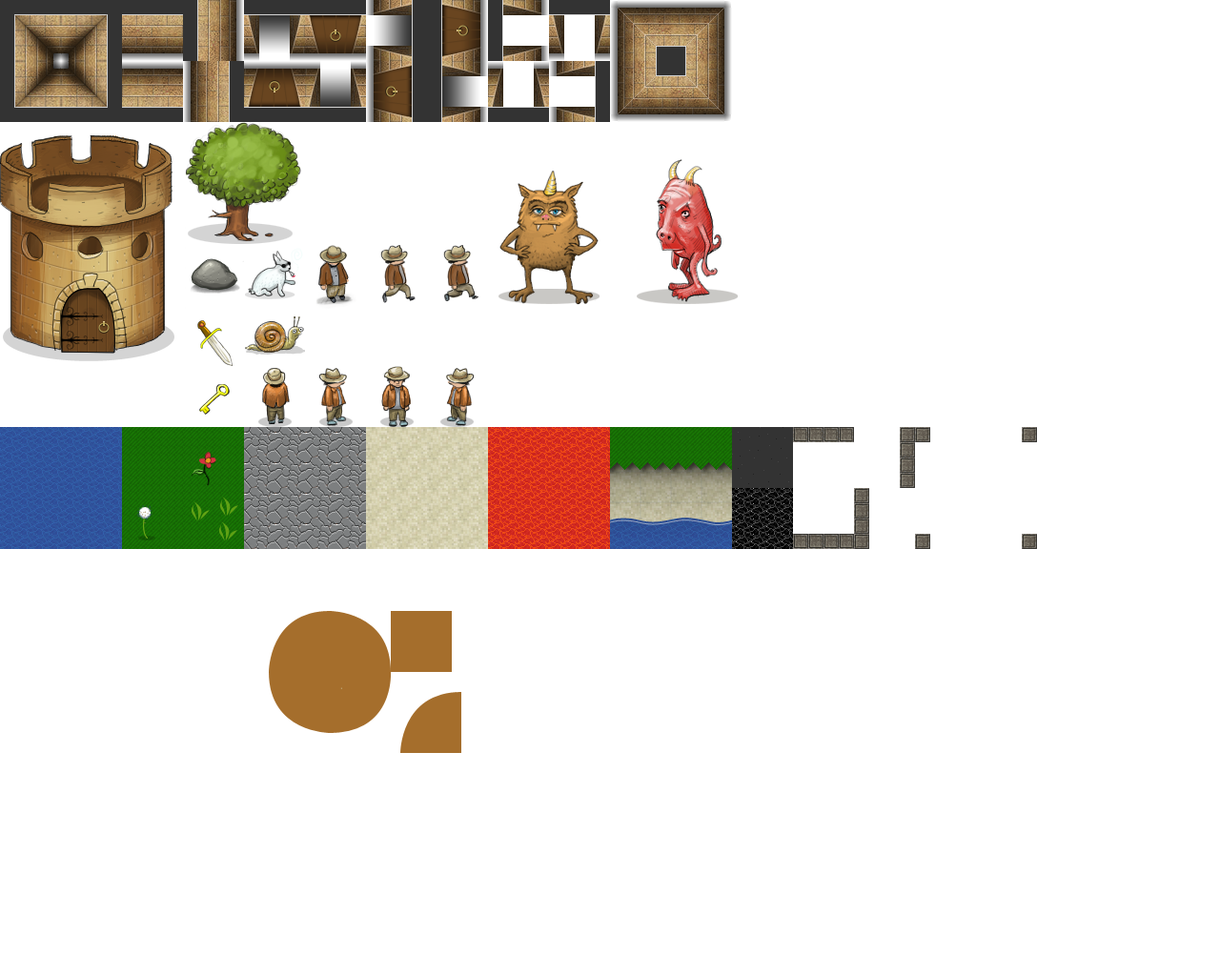
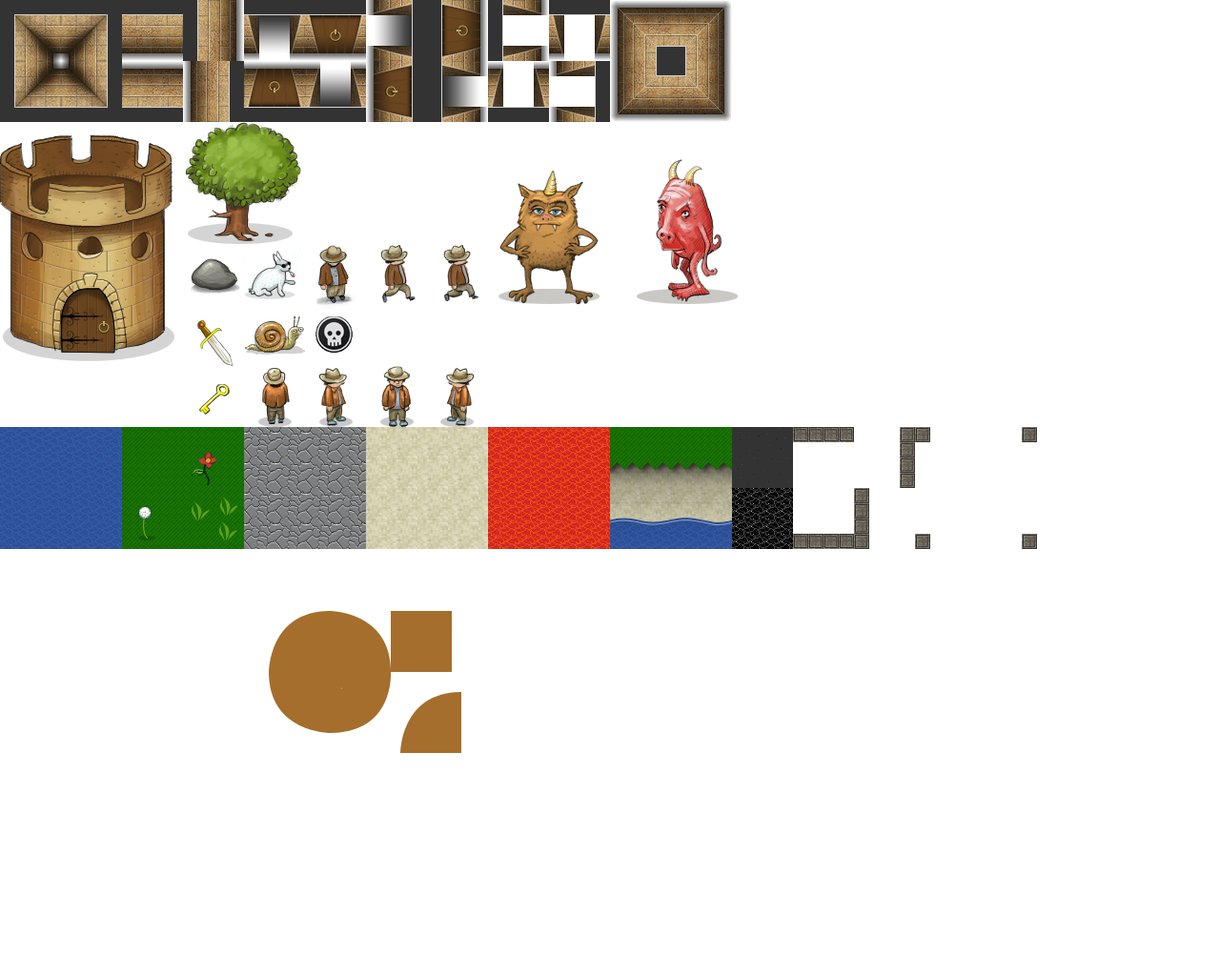
Two versions of the same layered image (1220x976). Layer-by-layer changes:
added layer "Layer 4" above "Layer 3" over bbox(315, 316, 353, 353)
